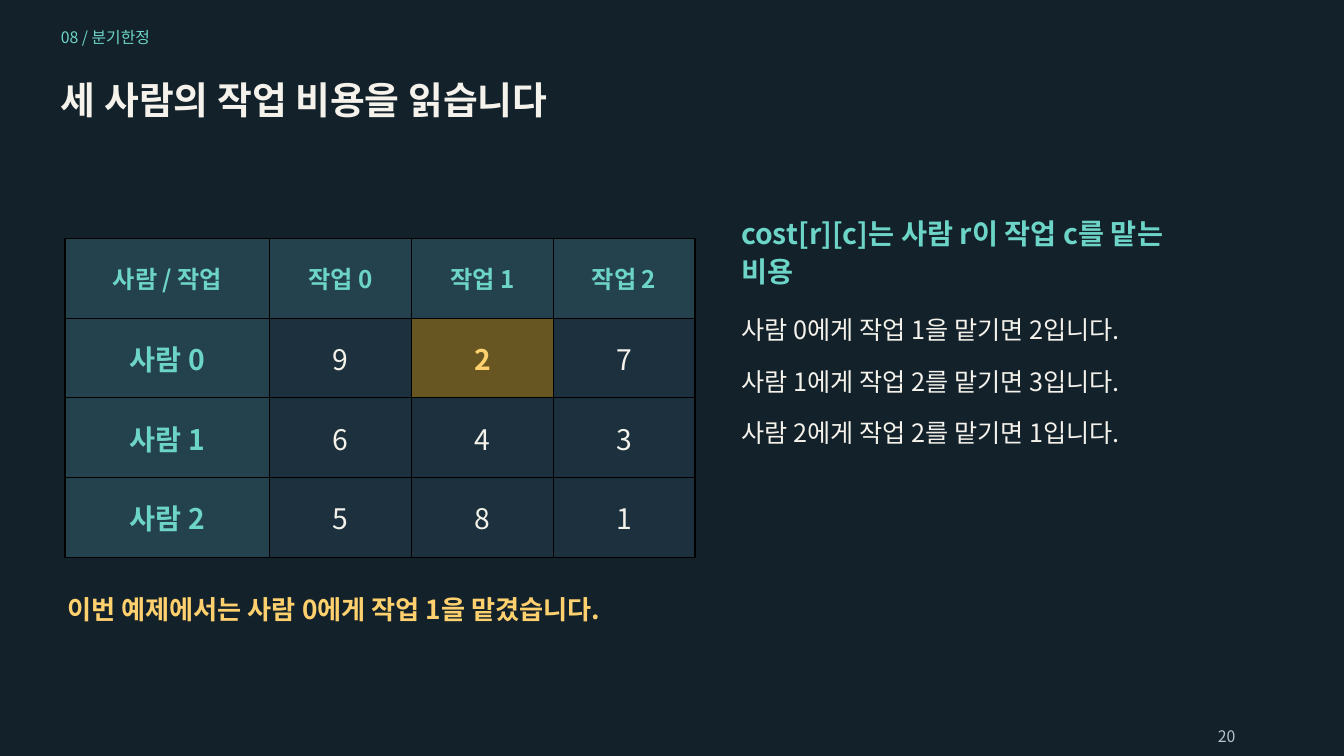
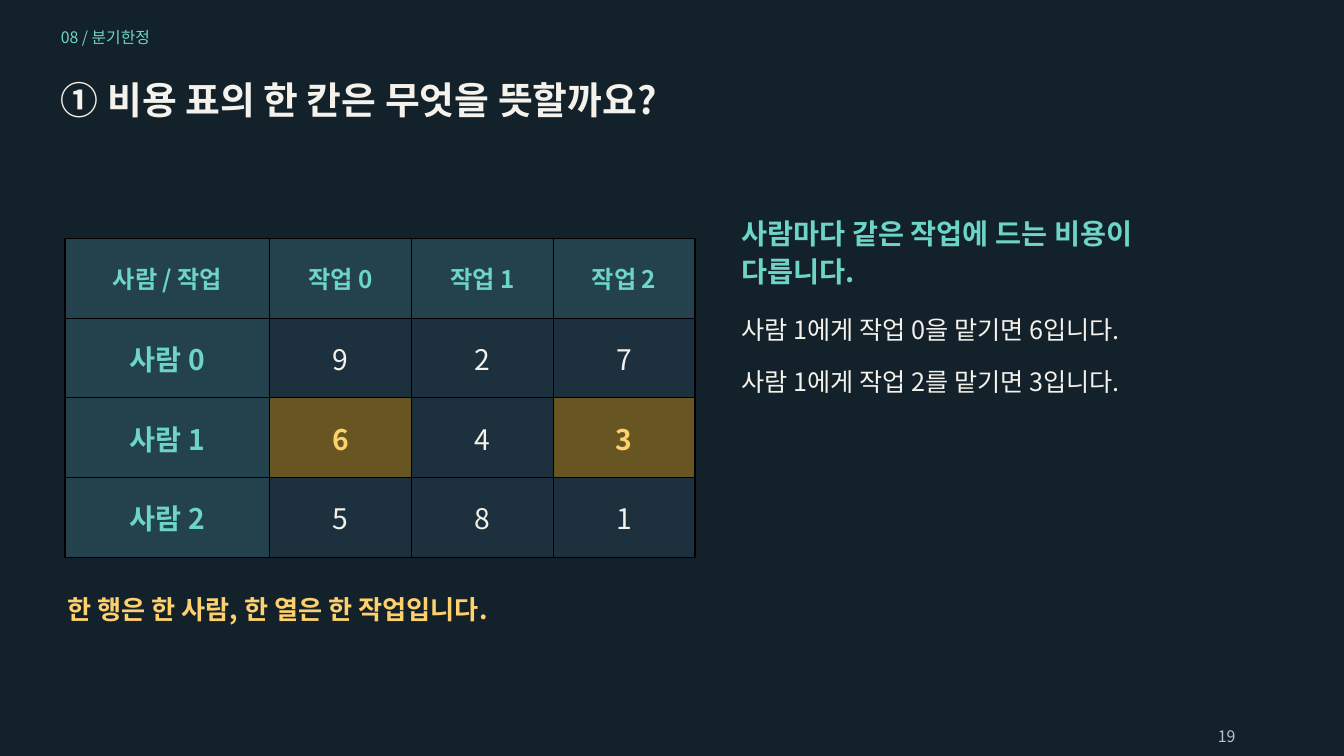
Before and after one commit to Sangdon-Park/Sangdon-Park.github.io, a slide deck: slide 19 of data/알고리즘/8장_분기한정_기법.pptx (slide 20 before the commit). Drawn at 1344x756 pixels with LibreOffice and Linux fonts; fonts in the diff are those of the drawing. Boxes give left, top, right and bottom in pixels: in the first picture for what was removed or moved away, otherwise in the second. Text is boxed around its words. In the diff, an @@ line names an element or a change of style, - is before the commit and + after.

```diff
--- a/data/알고리즘/8장_분기한정_기법.pptx
+++ b/data/알고리즘/8장_분기한정_기법.pptx
@@ text at [61,82,656,118]: text changed @@
-세 사람의 작업 비용을 읽습니다
+① 비용 표의 한 칸은 무엇을 뜻할까요?
@@ table at [66,238,697,558] @@
@@ fill #675622 to #1C313D in row 2, column 3 @@
@@ fill #1C313D to #675622 in 2 cells @@
@@ text colour #FFD16E to #F4F2EA, bold off in "2" @@
@@ text colour #F4F2EA to #FFD16E, bold on in "6", "3" @@
@@ text at [741,220,1132,285]: text changed @@
-cost[r][c]는 사람 r이 작업 c를 맡는
-비용
+사람마다 같은 작업에 드는 비용이
+다릅니다.
@@ text at [741,318,1120,341]: text changed @@
-사람 0에게 작업 1을 맡기면 2입니다.
+사람 1에게 작업 0을 맡기면 6입니다.
@@ text removed at [741,421,1120,444] @@
-사람 2에게 작업 2를 맡기면 1입니다.
@@ text at [67,597,487,625]: text changed @@
-이번 예제에서는 사람 0에게 작업 1을 맡겼습니다.
+한 행은 한 사람, 한 열은 한 작업입니다.
@@ text at [1218,730,1236,742]: text changed @@
-20
+19
```
Also in this commit, not shown: 53 other slides changed, 12 slides added, 3 slides removed, 4 other files.
